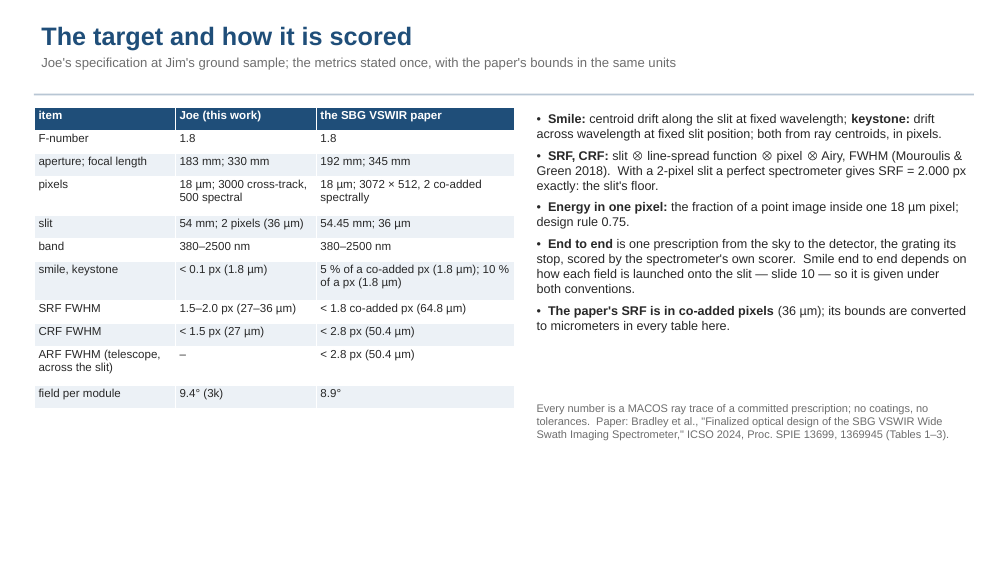
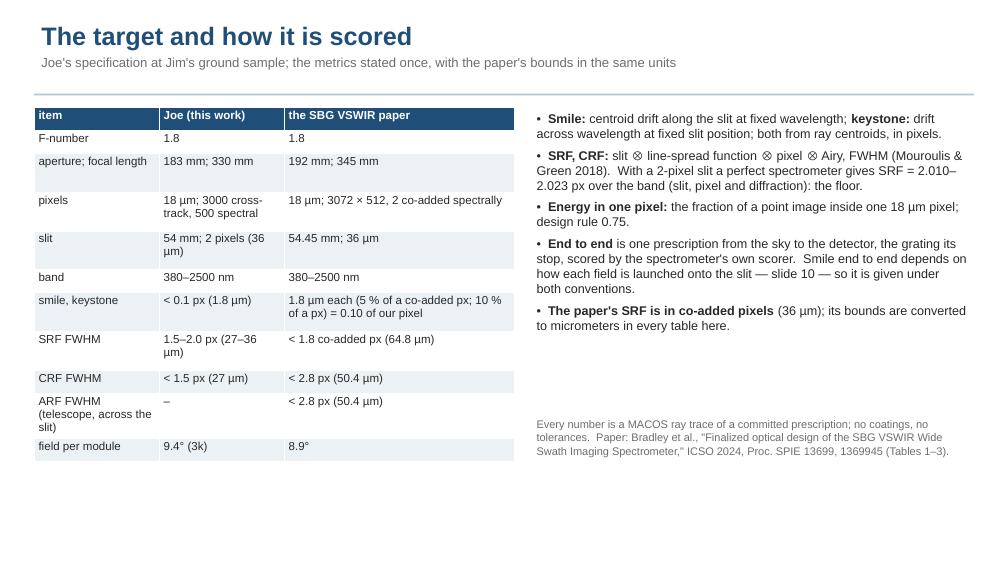
Before and after one commit to nasa-jpl/macos, a slide deck: slide 3 of demo_session/deck_dyson_3k.pptx. Drawn at 1008x567 pixels with LibreOffice and Linux fonts; fonts in the diff are those of the drawing. Boxes give left, top, right and bottom in pixels: in the first picture for what was removed or moved away, otherwise in the second. Text is boxed around its words. In the diff, an @@ line names an element or a change of style, - is before the commit and + after.

```diff
--- a/demo_session/deck_dyson_3k.pptx
+++ b/demo_session/deck_dyson_3k.pptx
@@ table at (x1=34, y1=107, x2=513, y2=457) @@
-row 7, column 3: 5 % of a co-added px (1.8 µm); 10 % of a px (1.8 µm)
+row 7, column 3: 1.8 µm each (5 % of a co-added px; 10 % of a px) = 0.10 of our pixel
@@ text at (x1=537, y1=151, x2=956, y2=193): text changed @@
-• SRF, CRF: slit ⊗ line-spread function ⊗ pixel ⊗ Airy, FWHM (Mouroulis & Green 2018). With a 2-pixel slit a perfect spectrometer gives SRF = 2.000 px exactly: the slit's floor.
+• SRF, CRF: slit ⊗ line-spread function ⊗ pixel ⊗ Airy, FWHM (Mouroulis & Green 2018). With a 2-pixel slit a perfect spectrometer gives SRF = 2.010–2.023 px over the band (slit, pixel and diffraction): the floor.
@@ text "Every number is a MACOS ..." moved from (x1=537, y1=404, x2=949, y2=440) to (x1=537, y1=420, x2=949, y2=457) @@
```
Also in this commit, not shown: 4 other slides changed, 3 other files.
